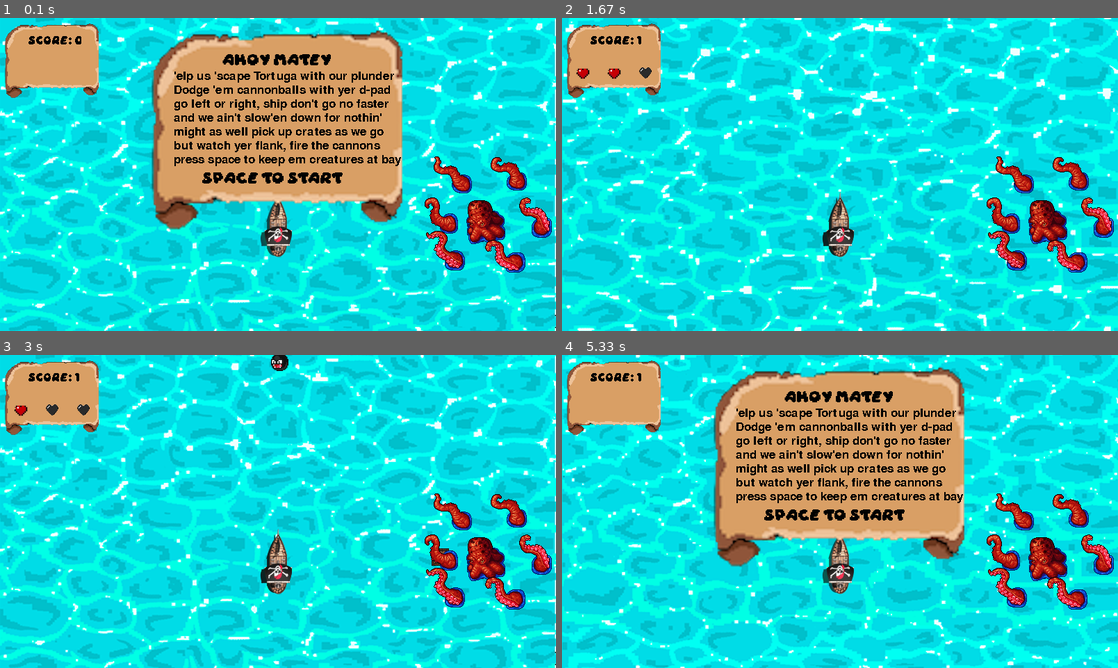
Above: before the commit, frames 1-4 (two rows, left to right).
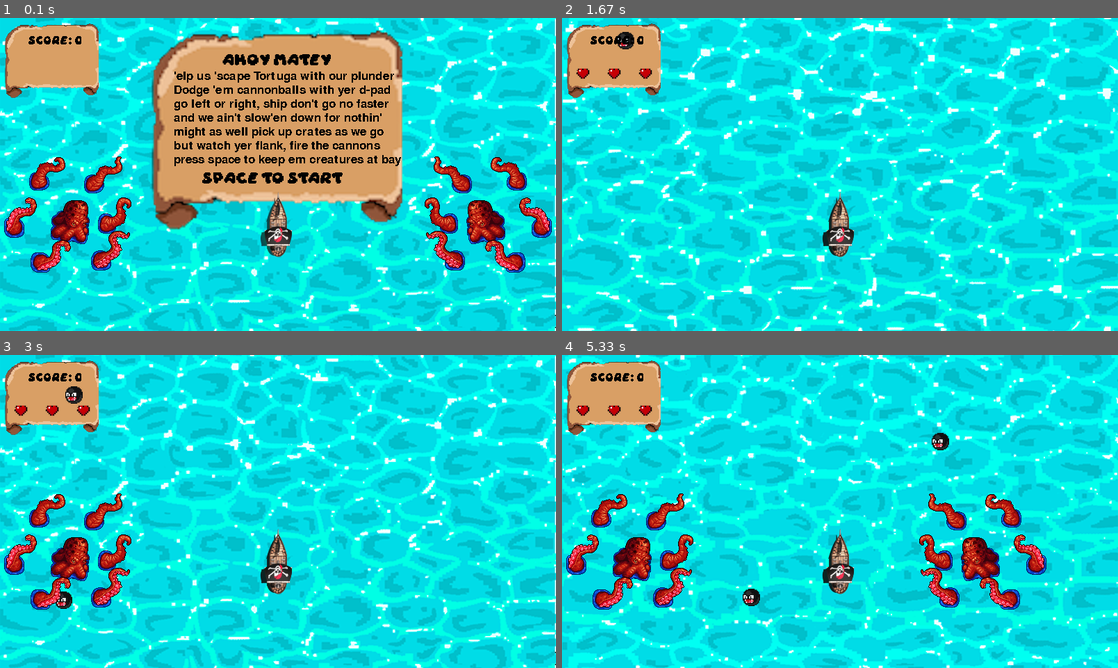
Above: after the commit, the same moments.

Repository: TheSirDylan/Pygames
Game: pygame game, started from sea_scape/app.py
Same seed, same stepped clock (60 frames per second), same inputs: the game is played once before the commit and once after it.
Inputs:
- Up to frame 1 (0.1 s): no input
- Up to frame 2 (1.67 s): tap Space at 0.33 s
- Up to frame 3 (3 s): no input
- Up to frame 4 (5.33 s): no input

The runs differ from the first frame. In frame 1, 2.9% of the frame differs, in the area x 0-51%, y 44-82%; in frame 2, 3.1%; in frame 3, 6.5%; in frame 4, 33%, in the area x 0-100%, y 3-82%.

Commit message:
Added kraken function and cannonball function. Kraken function needs debugging, so does the motion input function.

Diff:
--- a/sea_scape/app.py
+++ b/sea_scape/app.py
@@ -41,8 +41,8 @@
 
 
 #enemy images and rects
-cb0 = pygame.image.load('graphics/enemy/cb.png').convert_alpha()
-cb_rect = cb0.get_rect(midbottom = (400, 500))
+cb_surf = pygame.image.load('graphics/enemy/cb.png').convert_alpha()
+cb_rect = cb_surf.get_rect(midbottom = (400, 500))
 
 kraken_0 = pygame.image.load('graphics/enemy/k1.tiff').convert_alpha()
 kraken_1 = pygame.image.load('graphics/enemy/k2.tiff').convert_alpha()
@@ -52,18 +52,57 @@
 k_surf = k[k_index]
 k_rect = k_surf.get_rect(midbottom = (700, 375))
 
+rk_surf = pygame.transform.flip(k_surf, True, False)
+rk_rect = rk_surf.get_rect(midbottom = (100, 375))
+
 #enemy logic
 enemy_timer = pygame.USEREVENT + 1
-pygame.time.set_timer(enemy_timer, 900)
-
+pygame.time.set_timer(enemy_timer, 1000)
+
+cb_rect_list = []
+k_rect_list = []
+
+def cb_movement(cb_list):
+    global health
+    ct = int((pygame.time.get_ticks() - start_time)/ 1000)
+    if cb_list:
+        for cb_rect in cb_list:
+            cb_rect.y += 4
+
+            screen.blit(cb_surf, cb_rect)
+            if ship_rect.colliderect(cb_rect):
+                health -= 1
+        cb_list = [cb for cb in cb_list if ship_rect.colliderect(cb) == False]
+        cb_list = [cb for cb in cb_list if cb.y < 500]
+        return cb_list
+
+    else:
+        return []
+
+def k_movement(k_list):
+    ct = int((pygame.time.get_ticks() - start_time)/ 1000)
+    if k_list:
+        for k_rect in k_list:
+            if k_rect.left > ship_rect.x:
+                k_rect.x -= 4
+                screen.blit(k_surf, k_rect)
+            else:
+                k_rect.x += 4
+                screen.blit(rk_surf, rk_rect)
+            k_list = [k for k in k_list if ship_rect.colliderect(k) == False]
+
+        return k_list
+    else:
+        return []
 
 # Animation for moving kraken
 def k_sway():
-    global k_surf, k_index
+    global k_surf, k_index, rk_surf
     k_index += 0.1
     if k_index >= len(k):
         k_index = 0
     k_surf = k[int(k_index)]
+    rk_surf = pygame.transform.flip(k_surf, True, False)
 
 
 # Background images + score and health images
@@ -98,9 +137,6 @@
     bgd = bg[int(bg_index)]
 
 
-#Keepimg track of time
-def keep_time():
-    ct = pygame.time.get_ticks() - start_time
 
 running = True
 while running:
@@ -114,7 +150,11 @@
                 if event.key == pygame.K_SPACE:
                     print('fire')
             if event.type == enemy_timer:
-                print(1)
+                cb_rect_list.append(cb_surf.get_rect(midbottom = (randint(25, 775), randint(-200, -30))))
+                if randint(0,2):
+                    k_rect_list.append(k_surf.get_rect(midbottom = (randint(1200, 1800), 375)))
+                else:
+                    k_rect_list.append(rk_surf.get_rect(midbottom = (randint(-1000, -300), 375)))
         else:
             #game start
             if event.type == pygame.KEYDOWN:
@@ -131,12 +171,9 @@
     bg_animation()
     screen.blit(bgd,(0,0))
     screen.blit(score_surf,(0,0))
-    screen.blit(ship_surf, ship_rect)
     screen.blit(crate_surf, crate_rect)
     k_sway()
-    screen.blit(k_surf, k_rect)
     scored()
-    keep_time()
     if game_active == True:
         if health == 3:
             screen.blit(hp_surf, (20,70))
@@ -155,9 +192,9 @@
              cb_rect.y = -50
              crate_rect.y =-50
         screen.blit(ship_surf, ship_rect)
-        screen.blit(cb0, cb_rect)
-        cb_rect.y += 4
-        crate_rect.y +=4
+        cb_rect_list = cb_movement(cb_rect_list)
+        k_rect_list = k_movement(k_rect_list)
+        screen.blit(ship_surf, ship_rect)
 
         #cannonball reinitialize and motion
         if cb_rect.y >= 500:
@@ -168,11 +205,6 @@
         if crate_rect.y >= 500:
             crate_rect.y = -50
             crate_rect.x = randint(25, 775)
-
-        # Ship collides with cannonball
-        if ship_rect.colliderect(cb_rect):
-            health -= 1
-            cb_rect.y = 500
 
         #ship collides with crate
         scored()
@@ -187,6 +219,9 @@
         screen.blit(line6_surf, (250, 175))
         screen.blit(line7_surf, (250, 195))
         screen.blit(line8_surf, (290, 220))
+        screen.blit(k_surf, k_rect)
+        screen.blit(rk_surf, rk_rect)
+        screen.blit(ship_surf, ship_rect)
 
     pygame.display.update()
     clock.tick(60)
